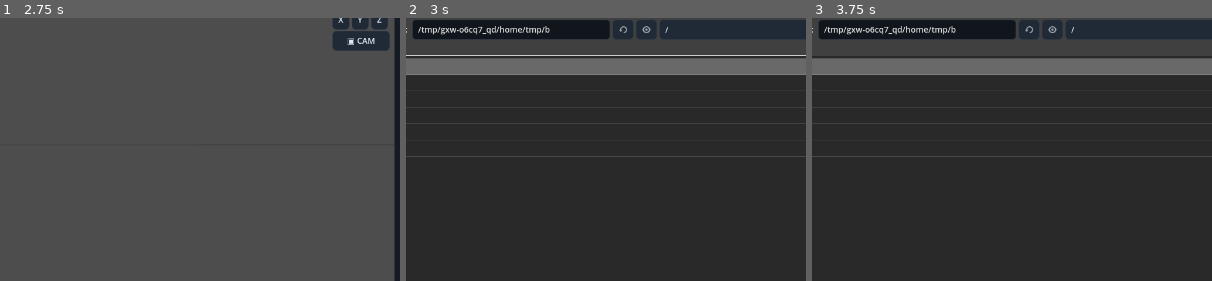
Above: before the commit, frames 1-3 (left to right).
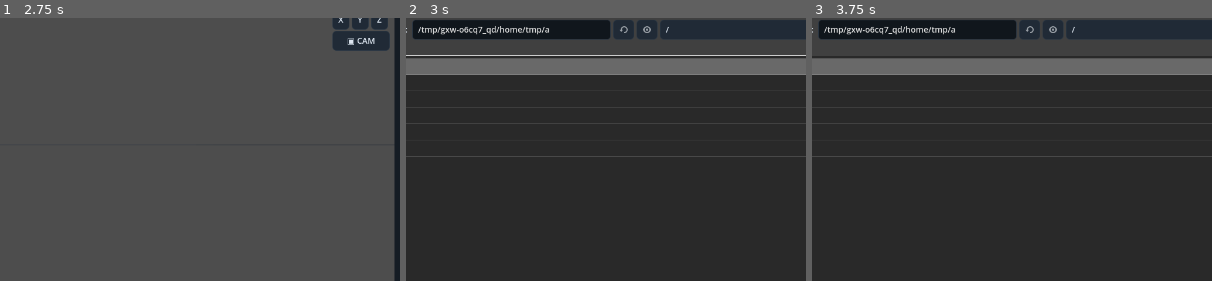
Above: after the commit, the same moments.

Repository: Onnevan/Kabuki
Game: Godot game, scene res://editor/main.tscn
The game is run twice, just before and just after one commit, with the same random seed, the same clock (stepped at 60 frames per second) and the same inputs.
Inputs (mouse positions are % of the whole screen's width and height, from its top left):
- Up to frame 1 (2.75 s): click "↶" at 0.5 s; click "↷" at 1.25 s; click "OPEN" at 2 s
- Up to frame 2 (3 s): click "＋ IMPORT" at 2.75 s
- Up to frame 3 (3.75 s): click (37, 77) at 3.52 s; type "12" at 3.6 s
The pictures show only the part of the screen within x 27-77%, y 16-65%; the shares and areas given below are measured in that part.

Frame 1 is identical in both runs. In frame 2, less than 0.1% of the frame differs, in the area x 34-66%, y 3-6%; in frame 3, less than 0.1%.

Commit message:
Show terminal joint while drawing skeleton

Diff:
--- a/rigging/rig_runtime.gd
+++ b/rigging/rig_runtime.gd
@@ -5,6 +5,8 @@
 var skeleton := Skeleton3D.new()
 var bone_gizmos: Array[MeshInstance3D] = []
 var bound_meshes: Dictionary = {}
+var terminal_tip_valid := false
+var terminal_tip := Vector3.ZERO
 
 func setup(value: RigData) -> void:
 	rig = value
@@ -34,6 +36,8 @@
 
 func _create_bone_gizmo(index: int, head: Vector3, parent_index: int) -> void:
 	var tail := head + Vector3(0.0,0.45,0.0)
+	if terminal_tip_valid and index == rig.bones.size() - 1:
+		tail = global_transform.affine_inverse() * terminal_tip
 	if parent_index >= 0 and parent_index < rig.bones.size():
 		var parent_rest: Transform3D = rig.bones[parent_index].get("rest",Transform3D.IDENTITY)
 		var parent_local: Vector3 = (global_transform.affine_inverse() * parent_rest).origin
@@ -70,6 +74,11 @@
 		gizmo.quaternion = Quaternion(Vector3.UP,direction.normalized())
 	add_child(gizmo)
 	bone_gizmos.append(gizmo)
+
+func set_terminal_tip(world_tip: Vector3) -> void:
+	terminal_tip = world_tip
+	terminal_tip_valid = true
+	rebuild_bones()
 
 func bind_mesh(mesh_instance: MeshInstance3D, weights_by_surface: Array) -> bool:
 	if mesh_instance == null or mesh_instance.mesh == null or rig == null: return false
